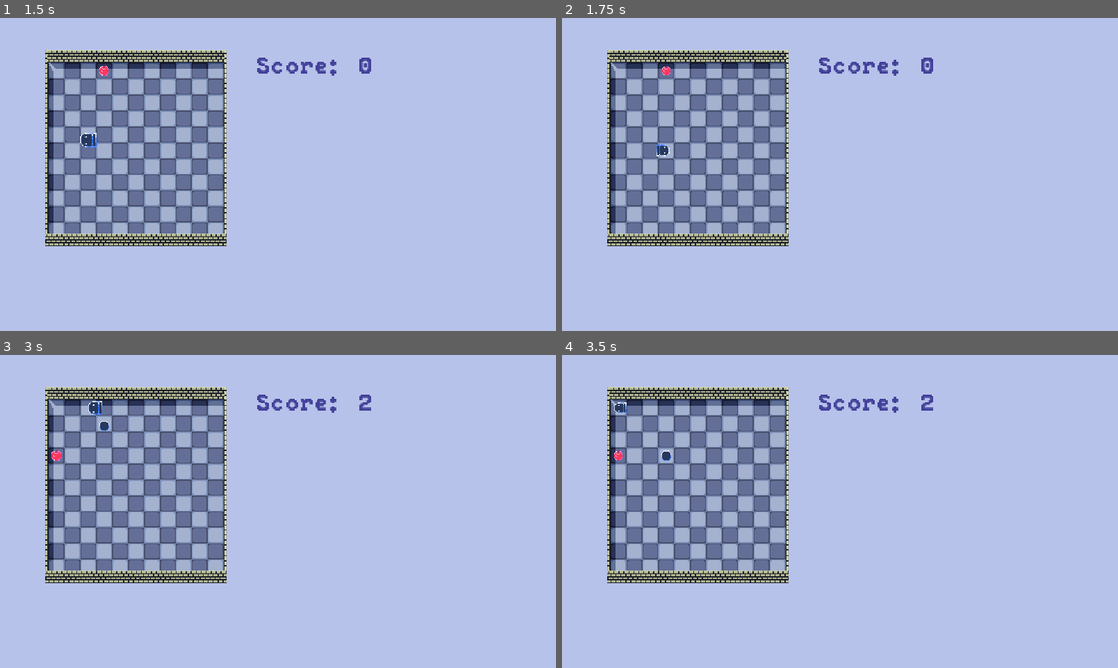
Above: before the commit, frames 1-4 (two rows, left to right).
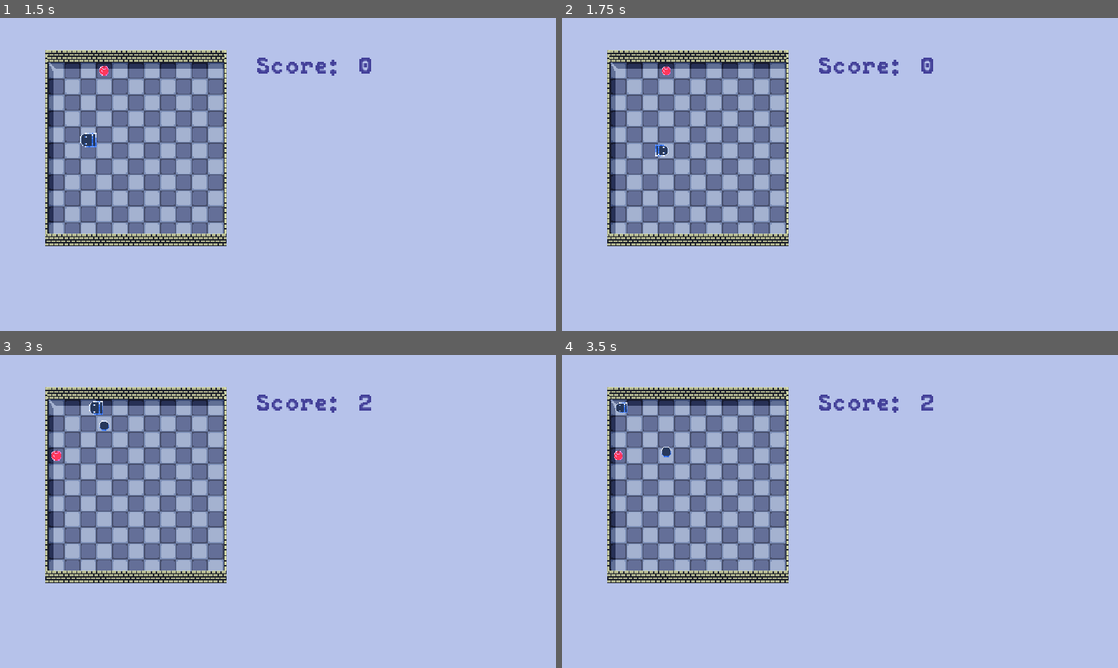
Above: after the commit, the same moments.

Repository: JustKwa/Snak-e
Game: Godot game, scene res://Scenes/main_menu.tscn
Same seed, same stepped clock (60 frames per second), same inputs: the game is played once before the commit and once after it.
Inputs:
- Up to frame 1 (1.5 s): click "Start game" at 0.5 s; hold Up (ui_up) from 1.28 s (still down)
- Up to frame 2 (1.75 s): keep holding Up (ui_up)
- Up to frame 3 (3 s): release Up (ui_up) at 2.78 s; hold Left (ui_left) from 2.78 s (still down)
- Up to frame 4 (3.5 s): keep holding Left (ui_left)

Frame 1 is identical in both runs. In frame 2, less than 0.1% of the frame differs, in the area x 16-20%, y 40-45%; in frame 3, less than 0.1%; in frame 4, less than 0.1%, in the area x 9-20%, y 15-34%.

Commit message:
Improve responsiveness by reducing the percentile to next tile

Diff:
--- a/Scenes/level.tscn
+++ b/Scenes/level.tscn
@@ -215,7 +215,7 @@
 __meta__ = {
 "_edit_lock_": true
 }
-speed = 4.8
+speed = 4.4
 
 [node name="grid" type="TileMap" parent="."]
 position = Vector2( 0, 1 )
--- a/Scripts/head.gd
+++ b/Scripts/head.gd
@@ -2,7 +2,6 @@
 
 const GLOBAL_VAR: Resource = preload("res://global_var.tres")
 const GRID_SIZE = global_var.GRID_SIZE
-
 
 var direction = Vector2.RIGHT
 var current_pos
@@ -26,18 +25,17 @@
 
 	percent_to_tile += GLOBAL_VAR.speed * delta
 
-	if percent_to_tile >= 1.0:
+	if percent_to_tile >= 0.94:
 		position = current_pos + (direction * GRID_SIZE)
 		current_pos = self.position
 		percent_to_tile = 0.0
-		emit_signal('at_tile')
+		emit_signal("at_tile")
 
 	else:
 		position = current_pos + (GRID_SIZE * percent_to_tile * direction)
 
 
 func rotate_sprite() -> void:
-
 	match direction:
 		Vector2.LEFT:
 			get_child(0).set_rotation_degrees(0)
